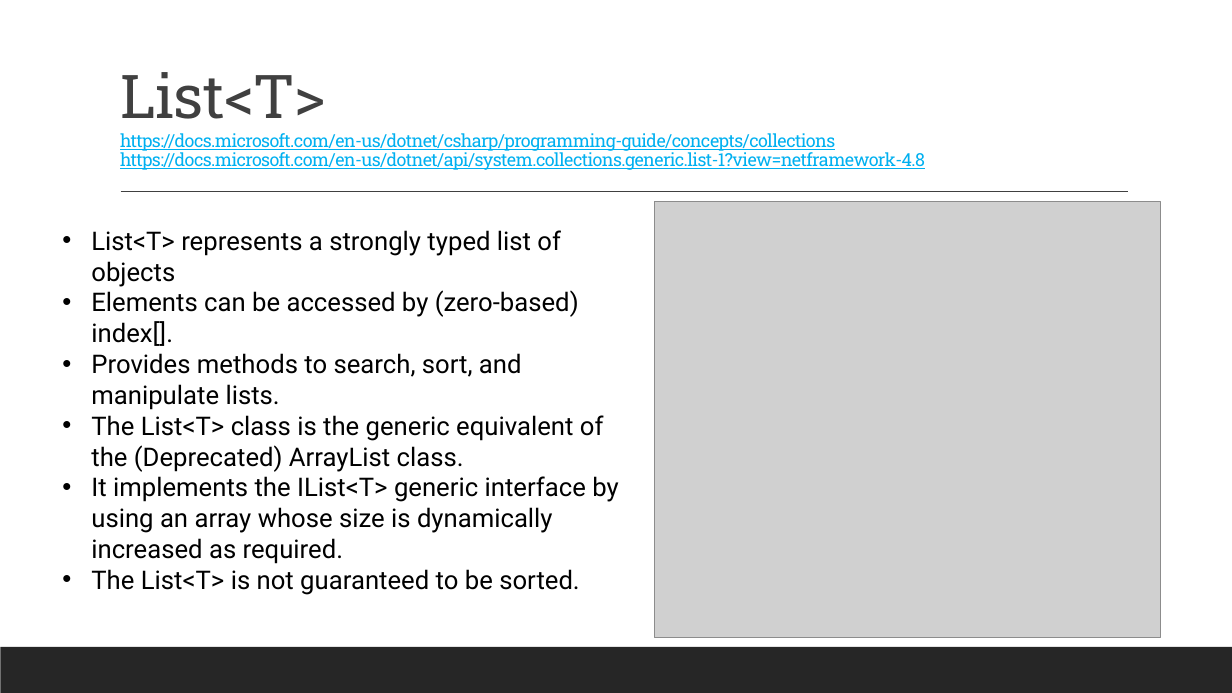
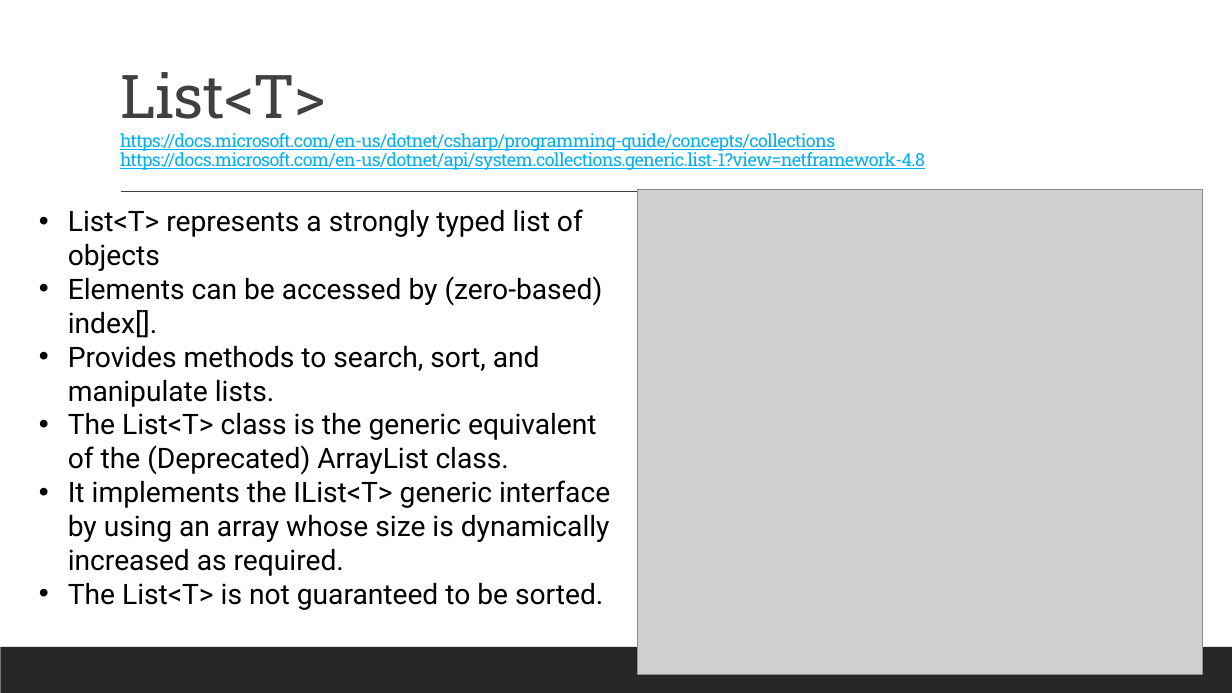
Before and after one commit to 2002-feb24-net/trainer-code, a slide deck: slide 9 of 1-csharp/MarksCodeAndPPTs/DotNetPPTs/D3_.NET_Collections.pptx. Drawn at 1232x693 pixels with LibreOffice and Linux fonts; fonts in the diff are those of the drawing; grey boxes stand for pictures. Boxes give left, top, right and bottom in pixels: in the first picture for what was removed or moved away, otherwise in the second. Text is boxed around its words. In the diff, an @@ line names an element or a change of style, - is before the commit and + after.

```diff
--- a/1-csharp/MarksCodeAndPPTs/DotNetPPTs/D3_.NET_Collections.pptx
+++ b/1-csharp/MarksCodeAndPPTs/DotNetPPTs/D3_.NET_Collections.pptx
@@ text "List<T> represents a strongly typed ...": place and size @@
-text "List<T> represents a strongly typed ..." at box(91, 230, 618, 595)
+text "List<T> represents a strongly typed ..." at box(68, 209, 610, 610)
@@ text "List<T> represents a strongly typed ..." at box(68, 209, 610, 610): size 20 to 22 pt; vertical alignment top to middle @@
@@ picture: place and size @@
-picture at box(654, 202, 1162, 638)
+picture at box(638, 189, 1202, 675)
```
Also in this commit, not shown: 9 other slides changed, 9 other files.
